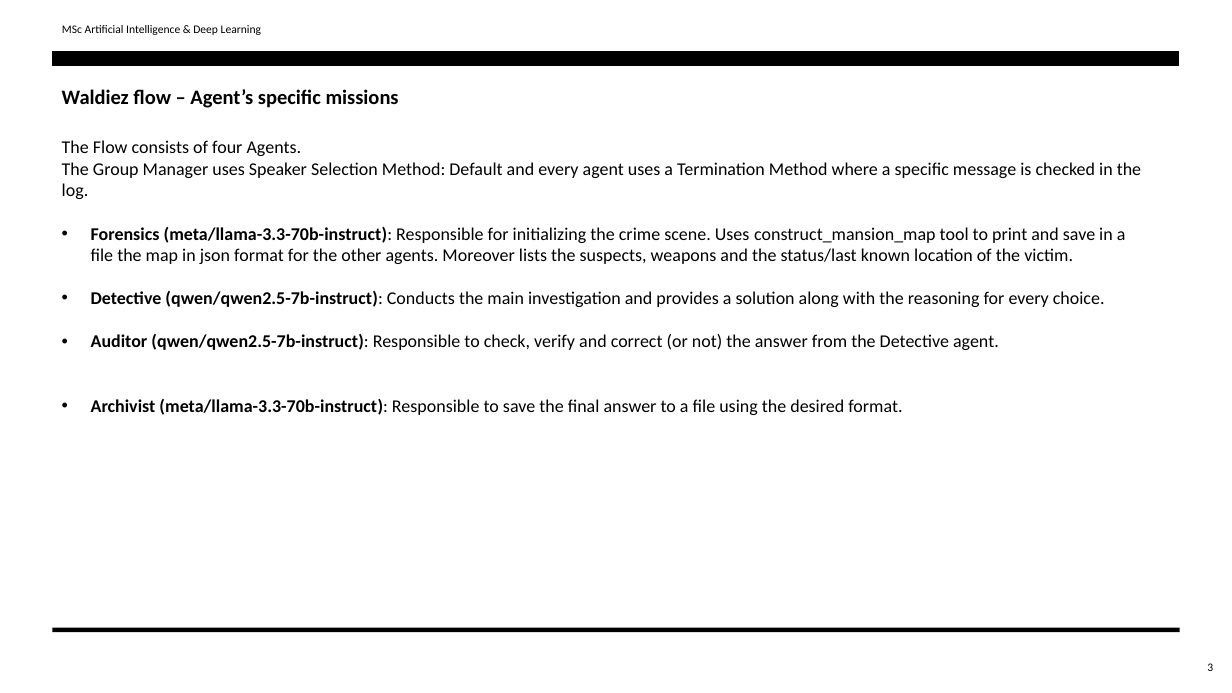
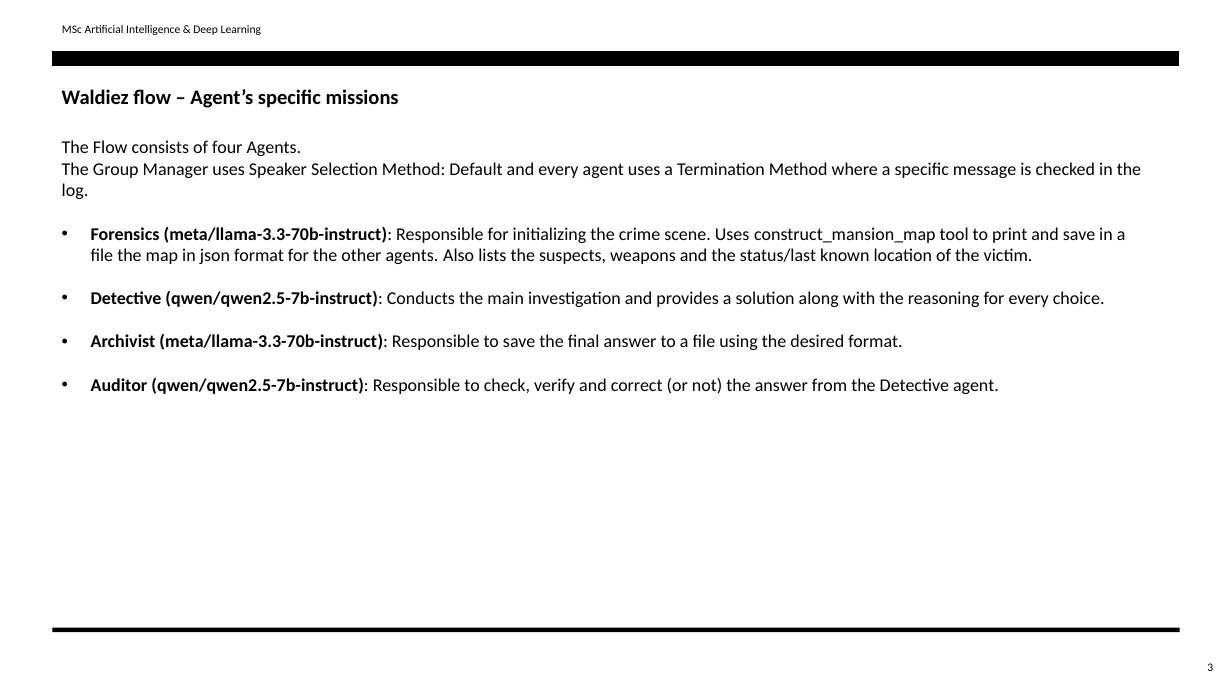
Before and after one commit to tcharos/Agentic-AI-Detective-Agency-using-Waldiez, a slide deck: slide 3 of Waldiez_finalPresentation.pptx. Drawn at 1232x693 pixels with LibreOffice and Linux fonts; fonts in the diff are those of the drawing. Boxes give left, top, right and bottom in pixels: in the first picture for what was removed or moved away, otherwise in the second. Text is boxed around its words. In the diff, an @@ line names an element or a change of style, - is before the commit and + after.

```diff
--- a/Waldiez_finalPresentation.pptx
+++ b/Waldiez_finalPresentation.pptx
@@ text at (91,227,1126,264): text changed @@
-• Forensics (meta/llama-3.3-70b-instruct): Responsible for initializing the crime scene. Uses construct_mansion_map tool to print and save in a file the map in json format for the other agents. Moreover lists the suspects, weapons and the status/last known location of the victim.
+• Forensics (meta/llama-3.3-70b-instruct): Responsible for initializing the crime scene. Uses construct_mansion_map tool to print and save in a file the map in json format for the other agents. Also lists the suspects, weapons and the status/last known location of the victim.
@@ text at (91,334,902,350): paragraph added @@
+• Archivist (meta/llama-3.3-70b-instruct): Responsible to save the final answer to a file using the desired format.
@@ text at (91,399,902,415): paragraph removed @@
-• Archivist (meta/llama-3.3-70b-instruct): Responsible to save the final answer to a file using the desired format.
```
Also in this commit, not shown: 1 other slide changed.
